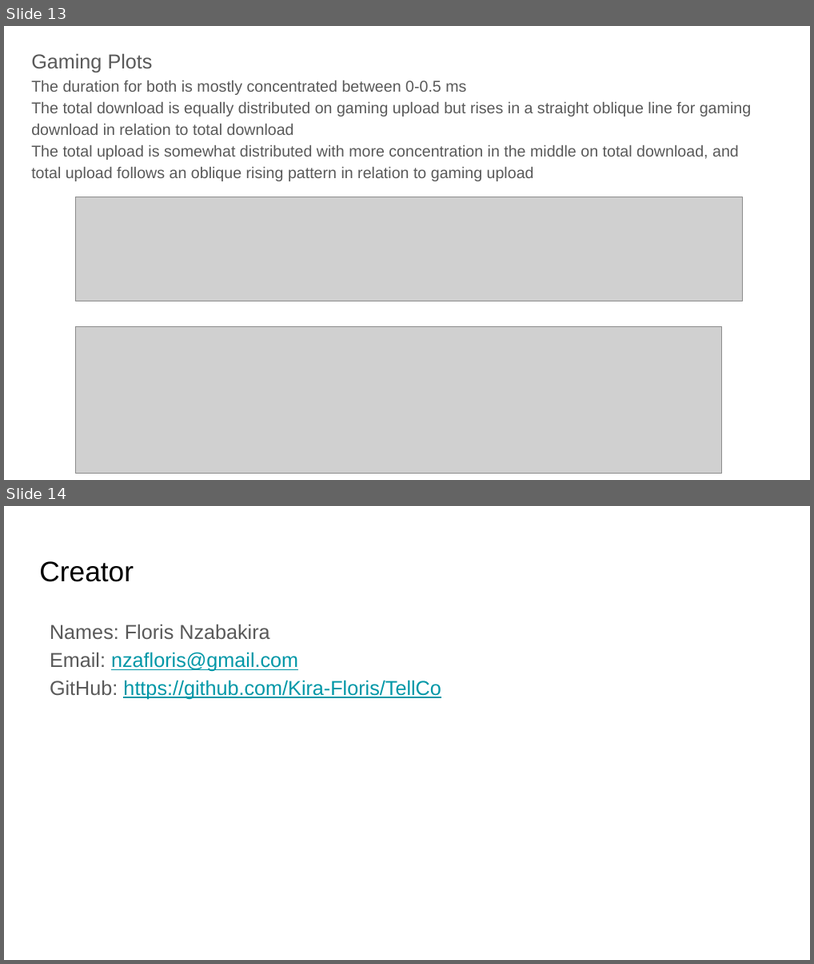
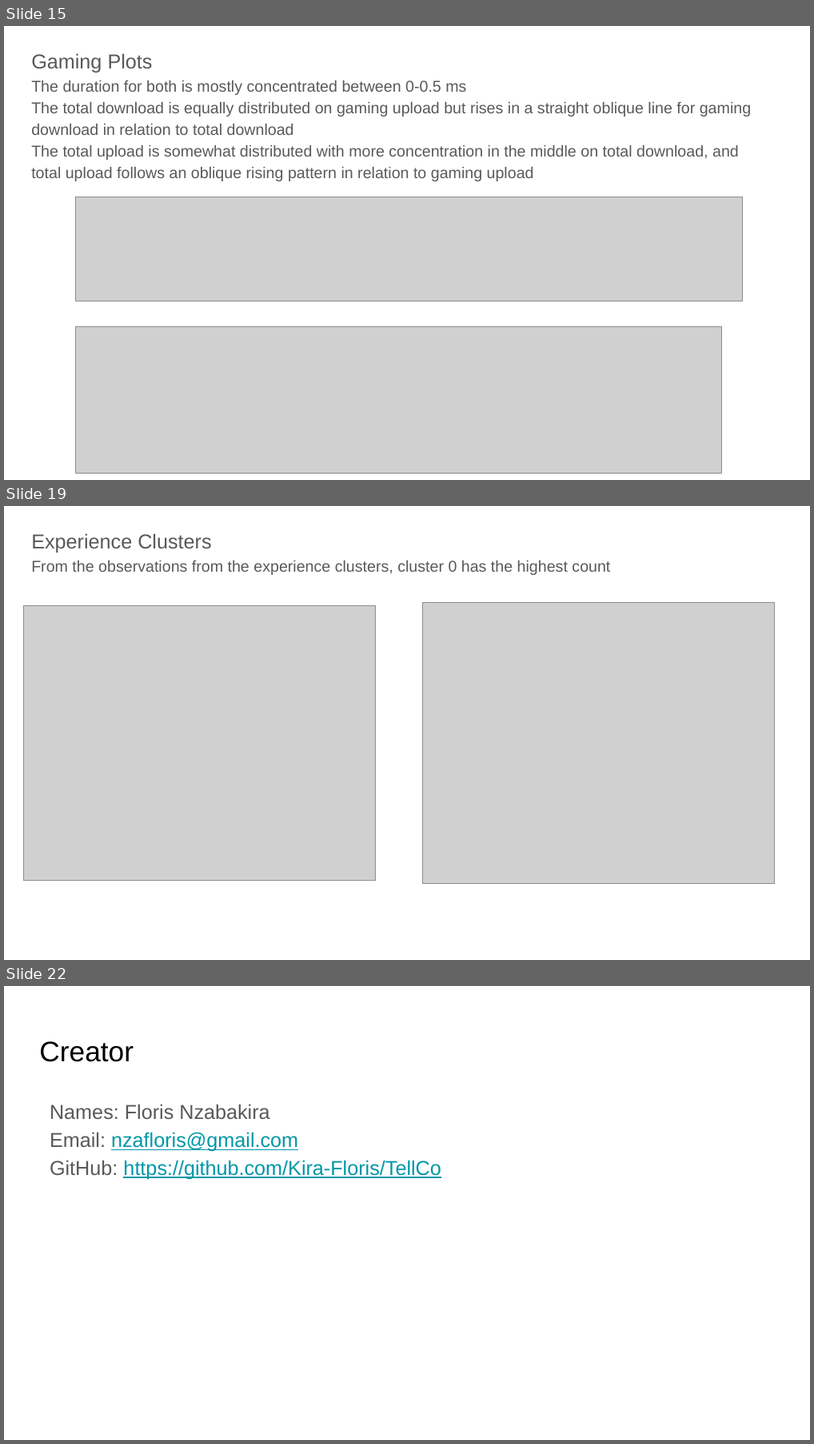
Before and after one commit to Kira-Floris/TellCo, a slide deck: docs/nzabakira floris - telco first interim submission.pptx. Shown one above the other, each under a label of ours: slides 13 and 14 before the commit, slides 15, 19 and 22 after it; the slides between them are not shown. The pictures are 814x964 and 814x1444 pixels, drawn with LibreOffice and Linux fonts; fonts in the diff are those of the drawing; grey boxes stand for pictures. Boxes give left, top, right and bottom in pixels: in the first picture for what was removed or moved away, otherwise in the second. Text is boxed around its words. In the diff, an @@ line names an element or a change of style, - is before the commit and + after.

```diff
--- a/docs/nzabakira floris - telco first interim submission.pptx
+++ b/docs/nzabakira floris - telco first interim submission.pptx
@@ slide 19 added at (4,506,810,960), background #FFFFFF @@
@@ text added at (31,533,610,575), 14 pt, text #595959 @@
+Experience Clusters
+From the observations from the experience clusters, cluster 0 has the highest count
@@ picture added at (23,606,376,880) @@
@@ picture added at (422,603,775,884) @@
@@ what was slide 13 is now slide 15 @@
@@ what was slide 14 is now slide 22 @@
```
Also in this commit, not shown: 7 other slides added, 5 other files.
